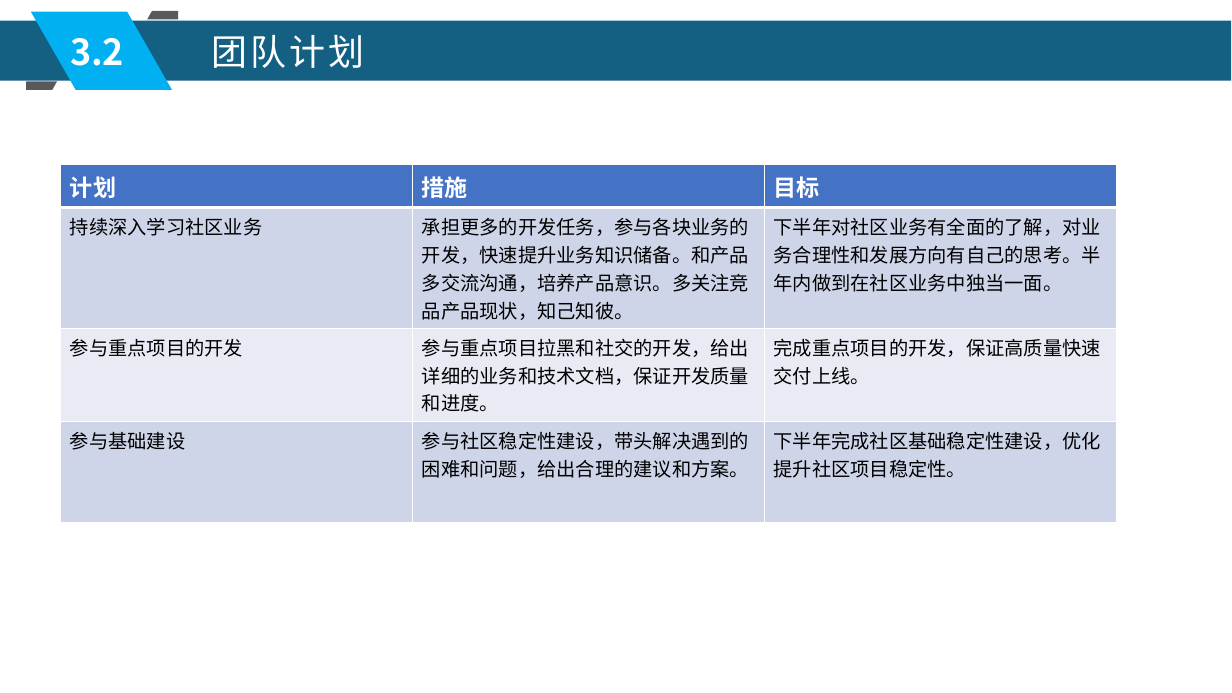
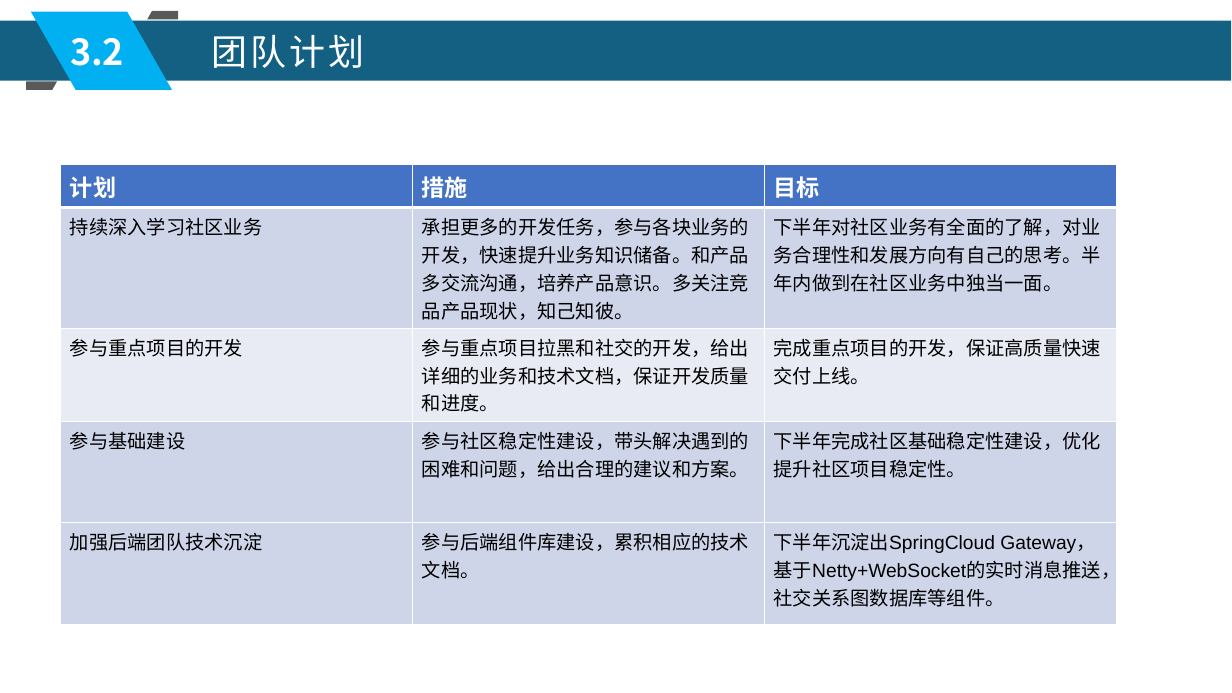
Before and after one commit to xljnc/husky-starter, a slide deck: slide 15 of doc/zzdb.pptx. Drawn at 1232x693 pixels with LibreOffice and Linux fonts; fonts in the diff are those of the drawing. Boxes give left, top, right and bottom in pixels: in the first picture for what was removed or moved away, otherwise in the second. Text is boxed around its words. In the diff, an @@ line names an element or a change of style, - is before the commit and + after.

Commit message:
文档 by qiyu 2022-06-19

```diff
--- a/doc/zzdb.pptx
+++ b/doc/zzdb.pptx
@@ table at (61,165,1117,611) @@
+row 5: 加强后端团队技术沉淀 | 参与后端组件库建设，累积相应的技术文档。 | 下半年沉淀出SpringCloud Gateway，基于Netty+WebSocket的实时消息推送，社交关系图数据库等组件。
```
Also in this commit, not shown: 4 other slides changed.
